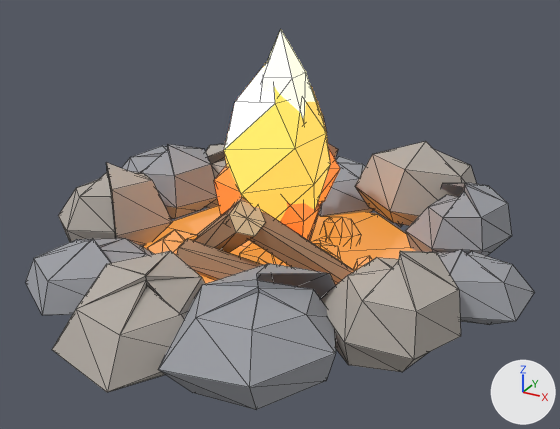
The glTF model models/fireplace.glb, before and after one commit.
Rendered twice from a 50 mm lens placed at (2.13, -3.89, 2.34), pointed at (0.06, -0.12, 0.45). The lights are fixed; the arrows at lower right show +X, +Y and +Z. The older version comes first. Mesh edges are drawn as thin lines. Where no turn or scale is listed for an object, it has been applied to the vertices. Vertices at exactly the same position are counted once.

Names of what the first picture shows: 'FlameCore', 'FlameMid', 'FlameOuter1', 'FlameOuter2', 'FlameOuter3', 'HearthAndLogs'.
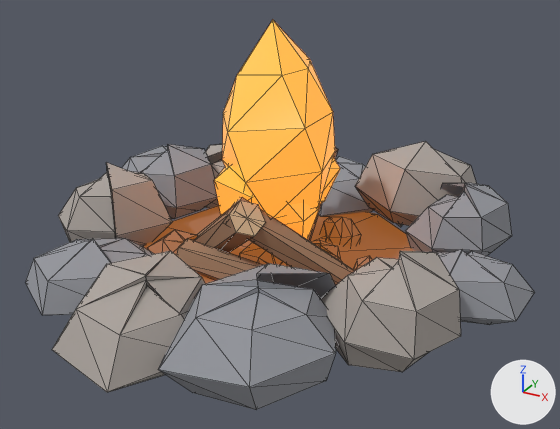
Patch to the scene script:
```diff
--- a/models/fireplace.glb.py
+++ b/models/fireplace.glb.py
@@ mat_logcedar @@
 mat_logcedar.roughness = 0.85
-mat_logcedar.emission_color = (0.02, 0.01, 0.0)  # black #271900
-mat_logcedar.emission_strength = 1.0
@@ mat_logwoodcore @@
 mat_logwoodcore.roughness = 0.8
-mat_logwoodcore.emission_color = (0.04, 0.02, 0.0)  # brown #382700
 mat_logwoodcore.emission_strength = 1.0
@@ mat_charcoalember @@
 mat_charcoalember.roughness = 0.9
-mat_charcoalember.emission_color = (0.75, 0.28, 0.04)  # orange #e19038
+mat_charcoalember.emission_color = (0.28, 0.08, 0.01)  # brown #905019
 mat_charcoalember.emission_strength = 1.0
@@ mat_flamecore @@
 mat_flamecore = principled_material('FlameCore')
-mat_flamecore.base_color = (1.0, 0.96, 0.68)  # pale yellow #fffad7
+mat_flamecore.base_color = (1.0, 0.82, 0.22)  # yellow #ffea81
 mat_flamecore.roughness = 0.15
-mat_flamecore.emission_color = (1.0, 0.94, 0.48)  # beige #fff8b8
+mat_flamecore.emission_color = (1.0, 0.78, 0.18)  # yellow #ffe576
 mat_flamecore.emission_strength = 1.0
@@ mat_flamemid @@
 mat_flamemid = principled_material('FlameMid')
-mat_flamemid.base_color = (0.98, 0.52, 0.1)  # orange #fdbf59
-mat_flamemid.roughness = 0.25
-mat_flamemid.emission_color = (0.95, 0.44, 0.06)  # orange #f9b145
+mat_flamemid.base_color = (0.98, 0.6, 0.08)  # yellow #fdcb50
+mat_flamemid.roughness = 0.2
+mat_flamemid.emission_color = (0.96, 0.52, 0.06)  # orange #fabf45
 mat_flamemid.emission_strength = 1.0
@@ mat_flameouter @@
 mat_flameouter = principled_material('FlameOuter')
-mat_flameouter.base_color = (0.92, 0.22, 0.05)  # orange #f6813f
-mat_flameouter.roughness = 0.3
-mat_flameouter.emission_color = (0.85, 0.16, 0.02)  # orange #ed6f27
+mat_flameouter.base_color = (0.95, 0.32, 0.05)  # orange #f9993f
+mat_flameouter.roughness = 0.2
+mat_flameouter.emission_color = (0.92, 0.28, 0.03)  # orange #f69030
 mat_flameouter.emission_strength = 1.0
@@ me_flamecoremesh @@
 # used by ob_flamecore; parent = ob_fireplaceroot; location = (0.0, 0.0, 0.22); rotation_euler = (0.0, 0.0, 0.0873), in degrees (0, 0, 5); scale = (0.994, 0.994, 1.01)
-me_flamecoremesh.from_pydata(...)  # 22 vertices, 40 faces; spans x -0.193..0.216, y -0.259..0.211, z 0.05..1.3
+me_flamecoremesh.from_pydata(...)  # 22 vertices, 40 faces; spans x -0.155..0.179, y -0.204..0.176, z 0.06..0.61
+# me_flamecoremesh part 2: 22 of 22 vertices moved; they spanned x -0.193..0.216, y -0.259..0.211, z 0.05..1.3 and now span x -0.155..0.179, y -0.204..0.176, z 0.06..0.61; mean shift (-0.002, 0.001, -0.34)
 me_flamecoremesh.materials.append(mat_flamecore)
@@ me_flamemidmesh @@
 # used by ob_flamemid; parent = ob_fireplaceroot; location = (0.0, 0.0, 0.223); rotation_euler = (0.00379, -0.0438, 0.0871), in degrees (0.2, -2.5, 5); scale = (0.961, 0.961, 1.09)
-me_flamemidmesh.from_pydata(...)  # 26 vertices, 48 faces; spans x -0.308..0.331, y -0.479..0.487, z 0.02..1.07
+me_flamemidmesh.from_pydata(...)  # 26 vertices, 48 faces; spans x -0.259..0.273, y -0.342..0.346, z 0.04..0.99
+# me_flamemidmesh part 1: 26 of 26 vertices moved; they spanned x -0.308..0.331, y -0.479..0.487, z 0.02..1.07 and now span x -0.259..0.273, y -0.342..0.346, z 0.04..0.99; mean shift (-0.002, 0.001, -0.03)
 me_flamemidmesh.materials.append(mat_flamemid)
@@ me_flameouter1mesh @@
 me_flameouter1mesh.from_pydata(...)  # 24 vertices, 40 faces; spans x -0.127..0.377, y -0.283..0.162, z 0.0..0.767
+# me_flameouter1mesh part 3: 24 of 24 vertices moved; they spanned x -0.127..0.377, y -0.283..0.162, z 0.0..0.767 and now span x -0.127..0.377, y -0.283..0.162, z 0.0..0.767; mean shift (0.0, 0.0, 0.0)
+# me_flameouter1mesh part 4: all 20 faces that had it switch from mat_flamemid (orange #fdbf59, glowing orange #f9b145) to mat_flameouter (orange #f9993f, glowing orange #f69030)
+# me_flameouter1mesh part 5: all 20 faces that had it switch from mat_flameouter (orange #f6813f, glowing orange #ed6f27) to mat_flamemid (yellow #fdcb50, glowing orange #fabf45)
@@ me_flameouter2mesh @@
 me_flameouter2mesh.from_pydata(...)  # 24 vertices, 40 faces; spans x -0.464..0.071, y -0.237..0.222, z 0.0..0.857
+# me_flameouter2mesh part 6: 24 of 24 vertices moved; they spanned x -0.464..0.071, y -0.237..0.222, z 0.0..0.857 and now span x -0.464..0.071, y -0.237..0.222, z 0.0..0.857; mean shift (0.0, 0.0, 0.0)
+# me_flameouter2mesh part 7: all 20 faces that had it switch from mat_flamemid (orange #fdbf59, glowing orange #f9b145) to mat_flameouter (orange #f9993f, glowing orange #f69030)
+# me_flameouter2mesh part 8: all 20 faces that had it switch from mat_flameouter (orange #f6813f, glowing orange #ed6f27) to mat_flamemid (yellow #fdcb50, glowing orange #fabf45)
@@ me_flameouter3mesh @@
 me_flameouter3mesh.from_pydata(...)  # 24 vertices, 40 faces; spans x -0.213..0.204, y -0.092..0.368, z 0.0..0.618
+# me_flameouter3mesh part 9: 24 of 24 vertices moved; they spanned x -0.213..0.204, y -0.092..0.368, z 0.0..0.618 and now span x -0.213..0.204, y -0.092..0.368, z 0.0..0.618; mean shift (0.0, 0.003, 0.007)
+# me_flameouter3mesh part 10: all 20 faces that had it switch from mat_flamecore (pale yellow #fffad7, glowing beige #fff8b8) to mat_flameouter (orange #f9993f, glowing orange #f69030)
+# me_flameouter3mesh part 11: all 20 faces that had it switch from mat_flameouter (orange #f6813f, glowing orange #ed6f27) to mat_flamemid (yellow #fdcb50, glowing orange #fabf45)
@@ ob_flamemain @@
+ob_flamemain = bpy.data.objects.new('FlameMain', me_flamemainmesh)  # 26 vertices, 48 faces; spans x -0.369..0.353, y -0.484..0.484, z 0.021..1.364; in mat_flameouter (orange #f9993f, glowing orange #f69030)
+ob_flamemain.location = (0.0, 0.0, 0.222)
```

Location of each change, (x1, y1, x2, y2) in pixels of the pictures (560 x 429 px; the box of a moved part takes in the faces that stretch with it):
'HearthAndLogs', recoloured, surface changed (orange to brown): (115, 144, 450, 349) in both
'FlameMain', added (orange): after (222, 20, 335, 220)
'FlameMid', recoloured, surface changed, reshaped (not visible afterwards): before (224, 61, 330, 222)
'FlameCore', recoloured, reshaped (not visible afterwards): before (261, 30, 316, 118)
'FlameOuter1', recoloured, surface changed, reshaped: before (214, 166, 242, 215); after (214, 166, 255, 215)
'FlameOuter2', recoloured, surface changed, reshaped: before (280, 202, 320, 240); after (278, 203, 320, 240)
'FlameOuter3', recoloured, surface changed, reshaped: before (318, 150, 340, 205); after (320, 157, 340, 204)
part 3 of me_flameouter1mesh, moved or reshaped: before (214, 166, 242, 215); after (214, 166, 255, 215)
part 4 of me_flameouter1mesh, recoloured (orange): after (214, 166, 255, 215)
part 5 of me_flameouter1mesh, recoloured (orange): before (214, 166, 242, 215)
part 6 of me_flameouter2mesh, moved or reshaped: before (280, 202, 320, 240); after (278, 203, 320, 240)
part 7 of me_flameouter2mesh, recoloured (orange): after (278, 203, 320, 240)
part 8 of me_flameouter2mesh, recoloured (orange): before (280, 202, 320, 240)
part 9 of me_flameouter3mesh, moved or reshaped: before (318, 150, 340, 205); after (320, 157, 340, 204)
part 10 of me_flameouter3mesh, recoloured: after (320, 157, 340, 204)
part 11 of me_flameouter3mesh, recoloured: before (318, 150, 340, 205)
